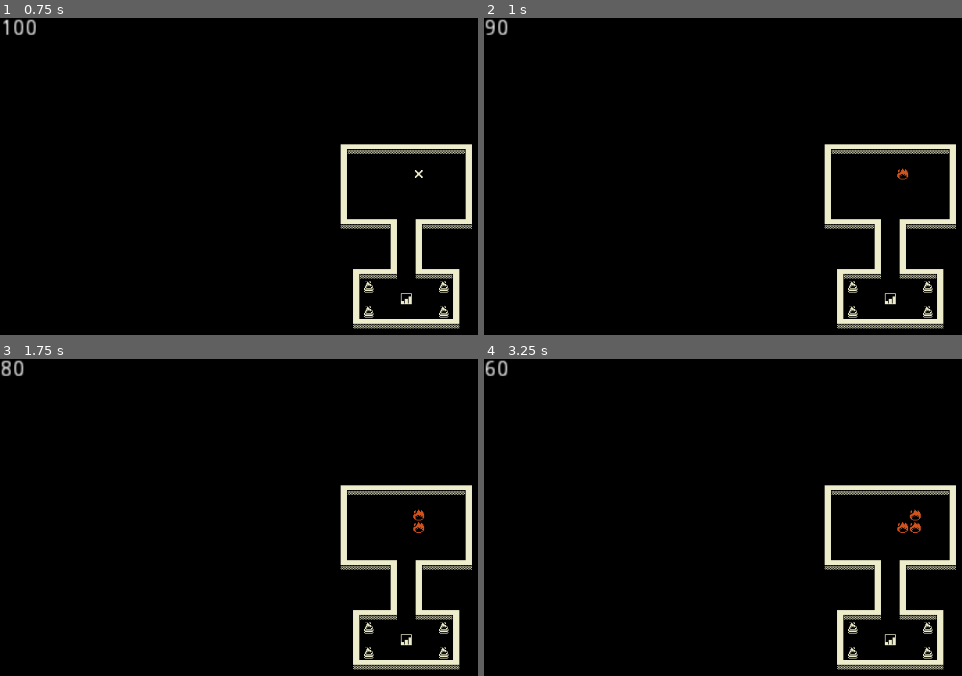
Above: before the commit, frames 1-4 (two rows, left to right).
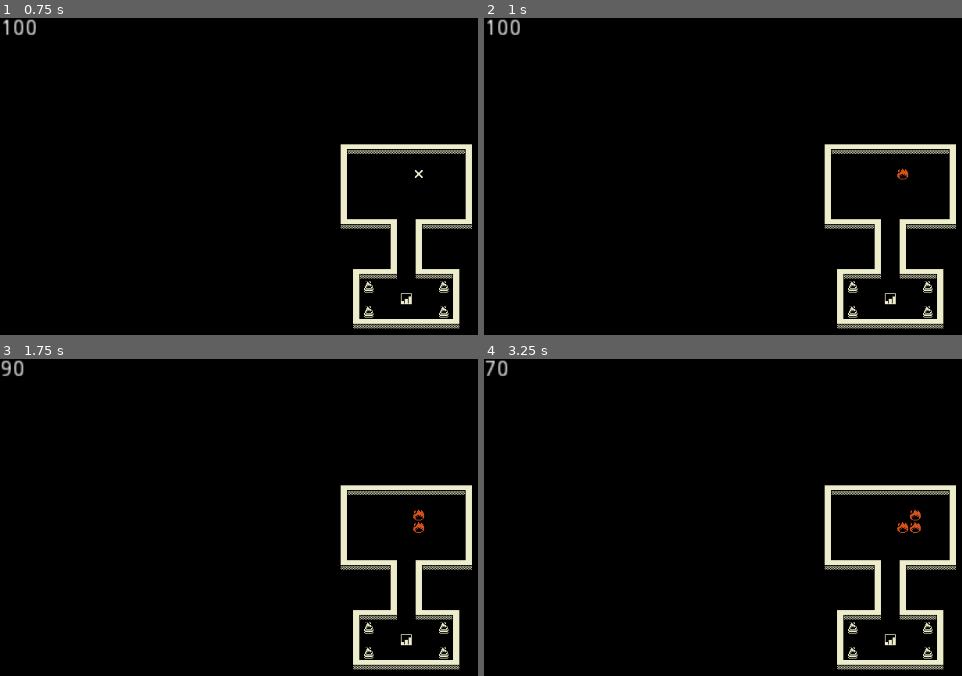
Above: after the commit, the same moments.

Repository: mattherman/7drl-2020
Game: Godot game, scene res://Main.tscn
Same seed, same stepped clock (60 frames per second), same inputs: the game is played once before the commit and once after it.
Inputs:
- Up to frame 1 (0.75 s): tap Enter (ui_accept) at 0.5 s; hold Right (ui_right) from 0.53 s (still down); hold Z (cast_1) from 0.53 s (still down)
- Up to frame 2 (1 s): keep holding Right (ui_right); keep holding Z (cast_1); tap Enter (ui_accept) at 0.77 s
- Up to frame 3 (1.75 s): tap Enter (ui_accept) at 1.25, 1.52 s; release Right (ui_right) at 1.28 s; release Z (cast_1) at 1.28 s; hold Down (ui_down) from 1.28 s (still down); tap Z (cast_1) at 1.35 s
- Up to frame 4 (3.25 s): tap Enter (ui_accept) at 2, 2.75, 3.02 s; release Down (ui_down) at 2.03 s; hold Right (ui_right) 2.03-2.78 s; hold Z (cast_1) 2.03-2.78 s; hold Up (ui_up) from 2.78 s (still down); tap Z (cast_1) at 2.85 s

Frame 1 is identical in both runs. In frame 2, 0.2% of the frame differs, in the area x 0-8%, y 0-6%; in frame 3, less than 0.1%; in frame 4, less than 0.1%.

Commit message:
Make burning better in some ways and definitely worse in others

Diff:
--- a/Fire.gd
+++ b/Fire.gd
@@ -12,4 +12,8 @@
 
 func _on_Fire_area_entered(area):
 	if area.is_in_group("can_receive_damage"):
-		area.damage_received(10)
+		area.add_to_group("condition:burning")
+
+func _on_Fire_area_exited(area):
+	if area.is_in_group("condition:burning"):
+		area.remove_from_group("condition:burning")
--- a/Fire.tscn
+++ b/Fire.tscn
@@ -19,3 +19,4 @@
 [node name="CollisionShape2D" type="CollisionShape2D" parent="."]
 shape = SubResource( 1 )
 [connection signal="area_entered" from="." to="." method="_on_Fire_area_entered"]
+[connection signal="area_exited" from="." to="." method="_on_Fire_area_exited"]
--- a/Main.gd
+++ b/Main.gd
@@ -4,8 +4,11 @@
 	$Player.start($StartPosition.position)
 
 func _on_Player_action_completed():
-	get_tree().call_group("effects", "tick")
-	$Player.activate()
+	var tree = get_tree()
+	tree.call_group("condition:burning", "damage_received", 10)
+	tree.call_group("effects", "tick")
+	tree.call_group("enemies", "tick")
+	$Player.tick()
 
 func _on_Player_damage_received(new_health):
 	$HUD.update_health(new_health)
--- a/Player.gd
+++ b/Player.gd
@@ -25,7 +25,7 @@
 	position += Vector2.ONE * tile_size/2
 	show()
 
-func activate():
+func tick():
 	state = STATE_ACTIVE
 
 func _unhandled_input(event):
